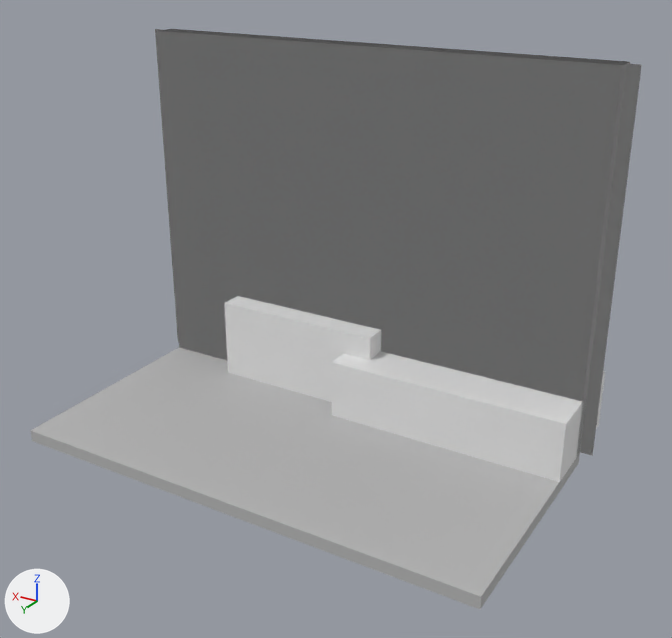
One commit to the Blender file 3D_craft/assets/renders/scene.blend: the scene before it, then after it.
Rendered twice from a 50 mm lens placed at (-1.62, 6.47, 3.89), pointed at (1.78, 0.8, 1.05). Lighting does not change. The marker at lower left points along +X, +Y and +Z.

Objects in the first picture: 'Floor', 'bed', 'desk', 'wall3', 'wall4'.
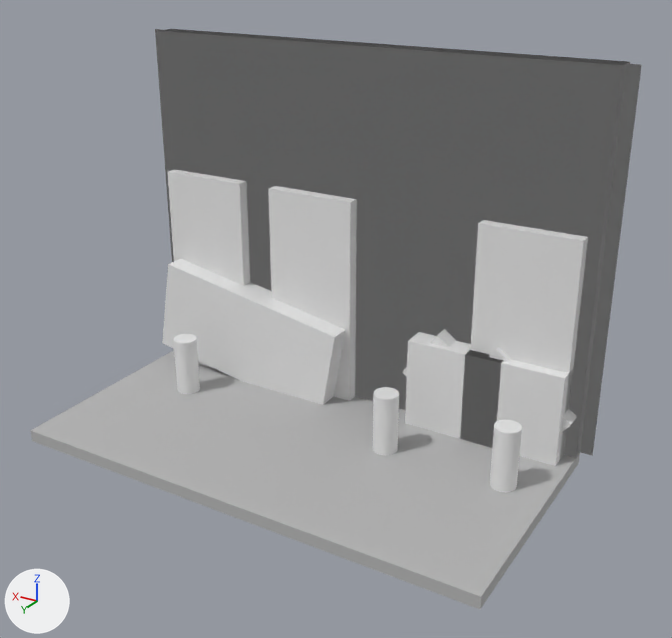
What differs and where, as boxes (x1, y1, x2, y2) in the pictures (672 x 638 px):
'bed', moved, rescaled: before (331, 352, 605, 482); after (405, 332, 503, 448)
'sofa1', added: after (162, 259, 345, 405)
'bookshelf2', added: after (470, 220, 588, 459)
'bookshelf1', added: after (268, 186, 357, 401)
'desk', moved, turned, rescaled: before (224, 296, 381, 402); after (402, 329, 456, 377)
'bookshelf3', added: after (167, 169, 250, 286)
'desk2', added: after (461, 350, 573, 466)
'lamp2', added: after (490, 420, 522, 492)
'lamp', moved (not visible before): after (373, 387, 399, 456)
'lamp3', added: after (174, 334, 200, 394)
'chair2', added: after (488, 347, 577, 433)

The change, as a diff of the scene's bpy script:
```diff
--- a/3D_craft/assets/renders/scene.blend.py
+++ b/3D_craft/assets/renders/scene.blend.py
@@ ob_bed @@
 ob_bed = bpy.data.objects.new('bed', me_cube_006)
-ob_bed.location = (1.0, 0.0, 0.25)
-ob_bed.scale = (1.0, 0.5, 0.25)
+ob_bed.location = (1.0, 0.0, 0.38)
+ob_bed.scale = (0.4, 0.3, 0.38)
@@ ob_desk @@
 ob_desk = bpy.data.objects.new('desk', me_cube_007)
-ob_desk.location = (2.5, 0.0, 0.35)
-ob_desk.scale = (0.75, 0.3, 0.35)
+ob_desk.location = (1.0, 0.0, 0.4)
+ob_desk.rotation_euler = (0.0, 180.0, 0.0)  # degrees (0, 233, 0)
+ob_desk.scale = (0.25, 0.25, 0.4)
@@ ob_lamp @@
 ob_lamp = bpy.data.objects.new('lamp', me_cylinder)
-ob_lamp.location = (2.8, 0.0, 0.25)
+ob_lamp.location = (1.35, 0.75, 0.25)
 ob_lamp.scale = (0.1, 0.1, 0.25)
@@ ob_bookshelf3 @@
+ob_bookshelf3 = bpy.data.objects.new('bookshelf3', me_cube_007.copy())  # the mesh of ob_desk
+ob_bookshelf3.location = (3.5, 0.0, 0.9)
+ob_bookshelf3.scale = (0.4, 0.2, 0.9)
@@ ob_lamp3 @@
+ob_lamp3 = bpy.data.objects.new('lamp3', me_cylinder.copy())  # the mesh of ob_lamp
+ob_lamp3.location = (3.35, 0.75, 0.25)
+ob_lamp3.scale = (0.1, 0.1, 0.25)
@@ ob_bookshelf2 @@
+ob_bookshelf2 = bpy.data.objects.new('bookshelf2', me_cube_007.copy())  # the mesh of ob_desk
+ob_bookshelf2.location = (0.5, 0.0, 0.9)
+ob_bookshelf2.scale = (0.4, 0.2, 0.9)
@@ ob_lamp2 @@
+ob_lamp2 = bpy.data.objects.new('lamp2', me_cylinder.copy())  # the mesh of ob_lamp
+ob_lamp2.location = (0.35, 0.75, 0.25)
+ob_lamp2.scale = (0.1, 0.1, 0.25)
@@ ob_chair2 @@
+ob_chair2 = bpy.data.objects.new('chair2', me_cube_007.copy())  # the mesh of ob_desk
+ob_chair2.location = (0.5, 0.0, 0.4)
+ob_chair2.rotation_euler = (0.0, 180.0, 0.0)  # degrees (0, 233, 0)
+ob_chair2.scale = (0.25, 0.25, 0.4)
@@ ob_desk2 @@
+ob_desk2 = bpy.data.objects.new('desk2', me_cube_007.copy())  # the mesh of ob_desk
+ob_desk2.location = (0.5, 0.0, 0.38)
+ob_desk2.scale = (0.4, 0.3, 0.38)
@@ ob_sofa1 @@
+ob_sofa1 = bpy.data.objects.new('sofa1', me_cube_007.copy())  # the mesh of ob_desk
+ob_sofa1.location = (3.0, 0.0, 0.42)
+ob_sofa1.rotation_euler = (0.0, 270.0, 0.0)  # degrees (0, 350, 0)
+ob_sofa1.scale = (0.9, 0.38, 0.42)
@@ ob_bookshelf1 @@
+ob_bookshelf1 = bpy.data.objects.new('bookshelf1', me_cube_007.copy())  # the mesh of ob_desk
+ob_bookshelf1.location = (2.4, 0.0, 0.9)
+ob_bookshelf1.scale = (0.4, 0.2, 0.9)
```
